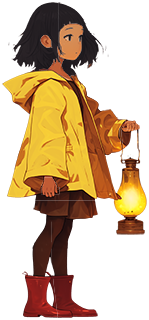
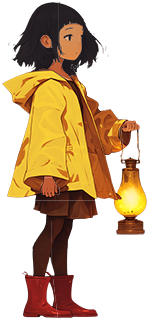
Layer changes from the first 149 × 320 image to the second:
painted on "Hair_Front" over [70, 32, 92, 69]
painted on "Head" over [76, 28, 92, 69]
painted on "Hair_Back" over [12, 3, 79, 73]
